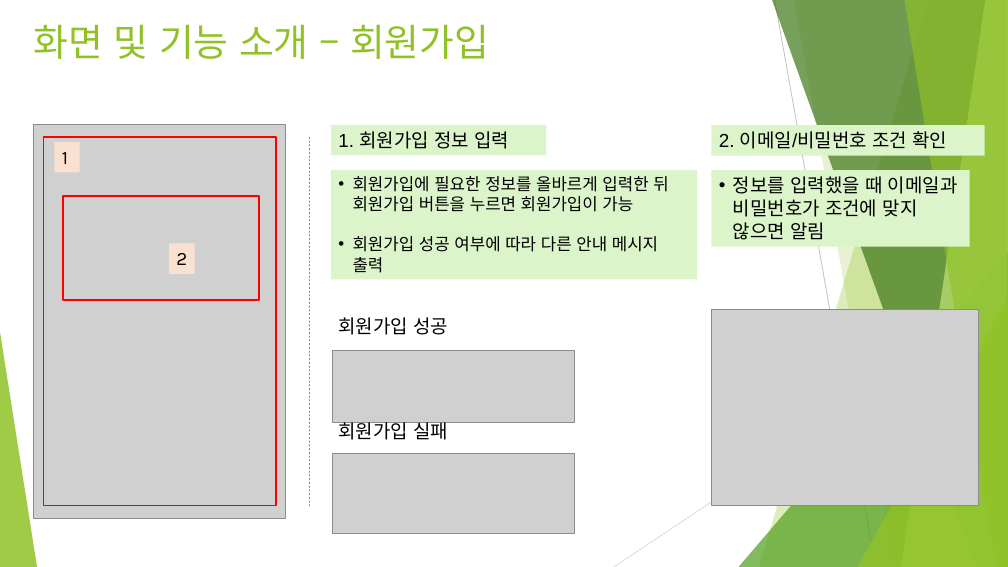
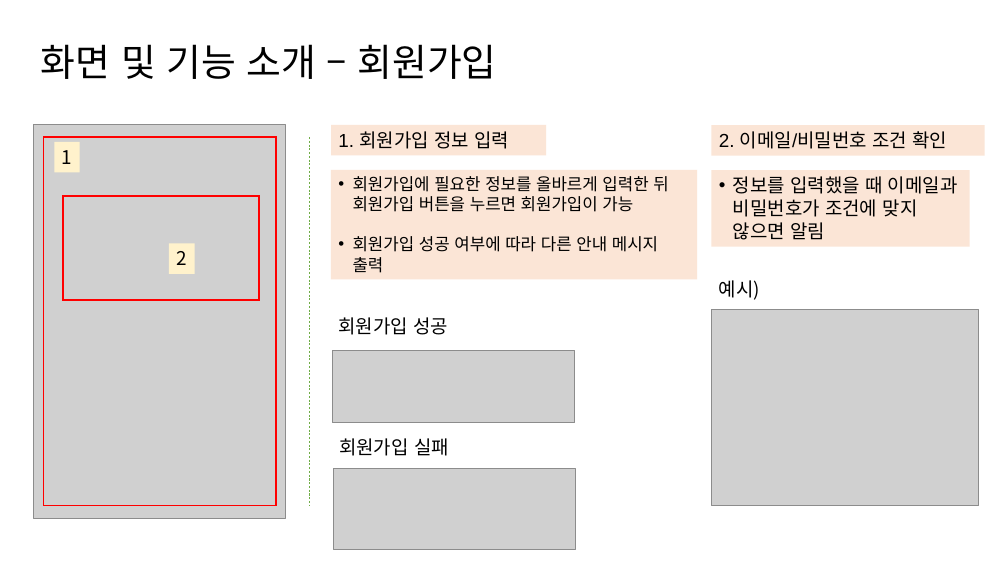
Before and after one commit to NALASAI/SelfIntroduction, a slide deck: slide 16 of 온라인 강의 사이트(BE).pptx. Drawn at 1008x567 pixels with LibreOffice and Linux fonts; fonts in the diff are those of the drawing; grey boxes stand for pictures. Boxes give left, top, right and bottom in pixels: in the first picture for what was removed or moved away, otherwise in the second. Text is boxed around its words. In the diff, an @@ line names an element or a change of style, - is before the commit and + after.

```diff
--- a/온라인 강의 사이트(BE).pptx
+++ b/온라인 강의 사이트(BE).pptx
@@ text "화면 및 기능 소개 – ...": place and size @@
-text "화면 및 기능 소개 – ..." at (34,24,489,59)
+text "화면 및 기능 소개 – ..." at (41,44,497,79)
@@ text "화면 및 기능 소개 – ..." at (41,44,497,79): font Karla to Noto Sans CJK KR, text colour #90C226 to #000000 @@
@@ rectangle "1" at (54,142,80,172): font Karla to Noto Sans CJK KR; fill #FAE0D1 to #FFF2CC @@
@@ line (309, 137) - (309, 506): stroke #918655 0.5 pt dashed to #70AD47 0.5 pt dashed @@
@@ fill #DBF4CA to #FBE5D6 in 4 elements at (331,125,547,155), (331,170,697,280), (712,126,985,156), (712,170,970,247) @@
@@ rectangle "2" at (169,243,194,274): font Karla to Noto Sans CJK KR; fill #FAE0D1 to #FFF2CC @@
@@ text added at (719,280,760,300), 18 pt, text #000000 @@
+예시)
@@ group removed at (0,0,1008,567): 5 freeform shapes, 3 triangles, 2 lines @@
@@ text "회원가입 실패": place and size @@
-text "회원가입 실패" at (338,419,448,440)
+text "회원가입 실패" at (339,438,449,456)
@@ picture: place and size @@
-picture at (333,454,575,535)
+picture at (333,469,576,550)
```
Also in this commit, not shown: 36 other slides changed, 2 slides added.
